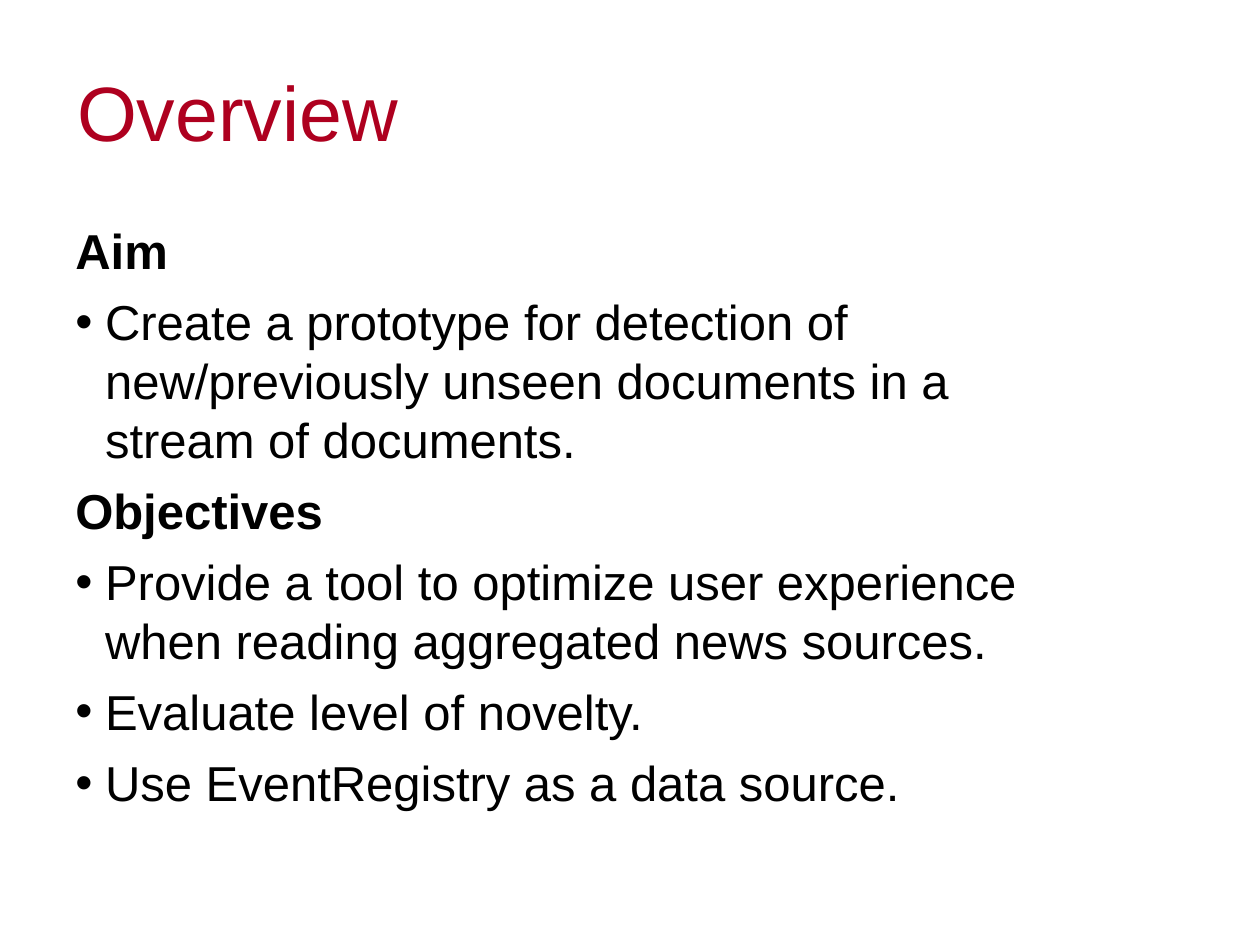
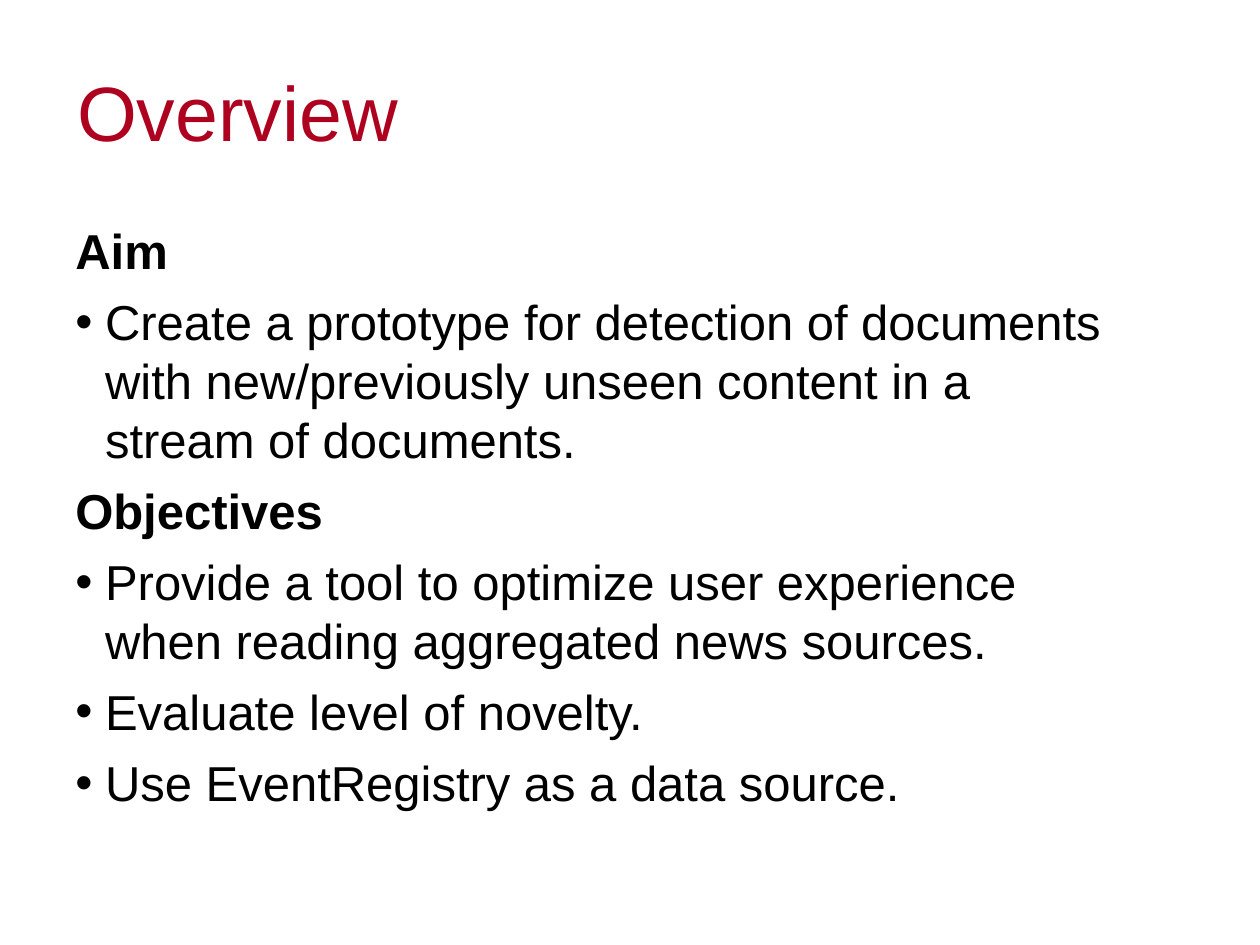
Before and after one commit to klemenkenda/NoveltyDetection, a slide deck: slide 2 of Predstavitev/IPS predstavitev.ppt. Drawn at 1260x945 pixels with LibreOffice and Linux fonts; fonts in the diff are those of the drawing; background and template pictures are left out. Boxes give left, top, right and bottom in pixels: in the first picture for what was removed or moved away, otherwise in the second. Text is boxed around its words. In the diff, an @@ line names an element or a change of style, - is before the commit and + after.

Commit message:
Minor presentation changes.

```diff
--- a/Predstavitev/IPS predstavitev.ppt
+++ b/Predstavitev/IPS predstavitev.ppt
@@ text at (105,304,1100,459): text changed @@
-• Create a prototype for detection of new/previously unseen documents in a stream of documents.
+• Create a prototype for detection of documents with new/previously unseen content in a stream of documents.
```
